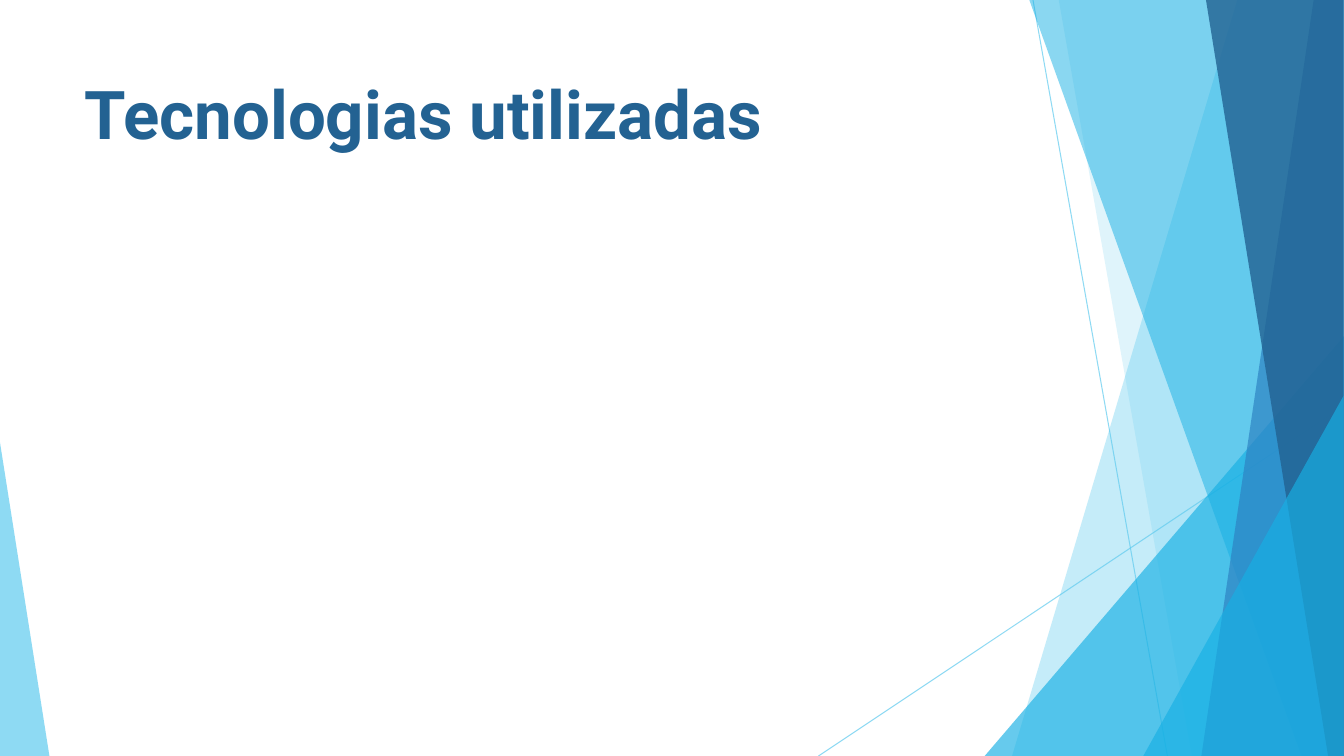
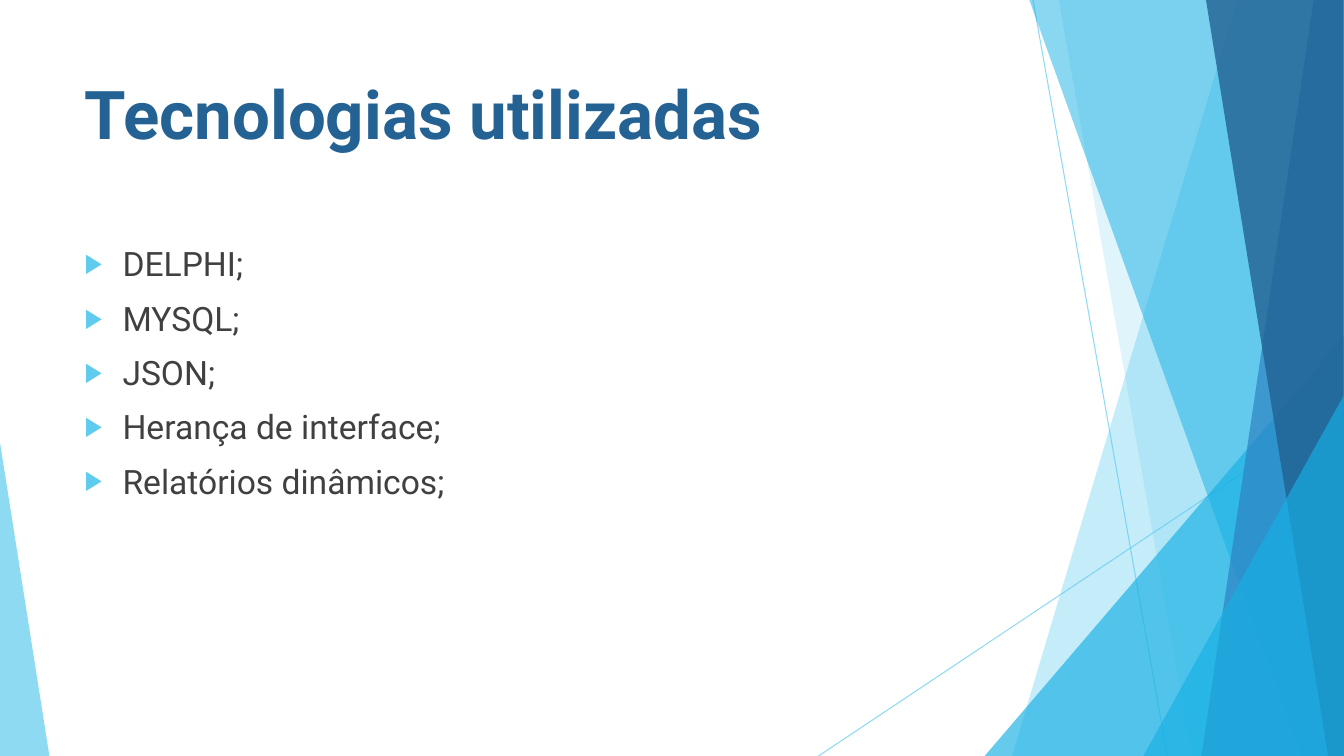
Before and after one commit to ruannicolini/Tear, a slide deck: slide 13 of Documentação/BALANCEAMENTO DE LINHA DE PRODUÇÃO.pptx (slide 11 before the commit). Drawn at 1344x756 pixels with LibreOffice and Linux fonts; fonts in the diff are those of the drawing. Boxes give left, top, right and bottom in pixels: in the first picture for what was removed or moved away, otherwise in the second. Text is boxed around its words. In the diff, an @@ line names an element or a change of style, - is before the commit and + after.

```diff
--- a/Documentação/BALANCEAMENTO DE LINHA DE PRODUÇÃO.pptx
+++ b/Documentação/BALANCEAMENTO DE LINHA DE PRODUÇÃO.pptx
@@ text added at (123, 252, 445, 499), 24 pt, text #404040 @@
+▶ DELPHI;
+▶ MYSQL;
+▶ JSON;
+▶ Herança de interface;
+▶ Relatórios dinâmicos;
```
Also in this commit, not shown: 6 other slides changed, 2 slides added, 9 other files.
